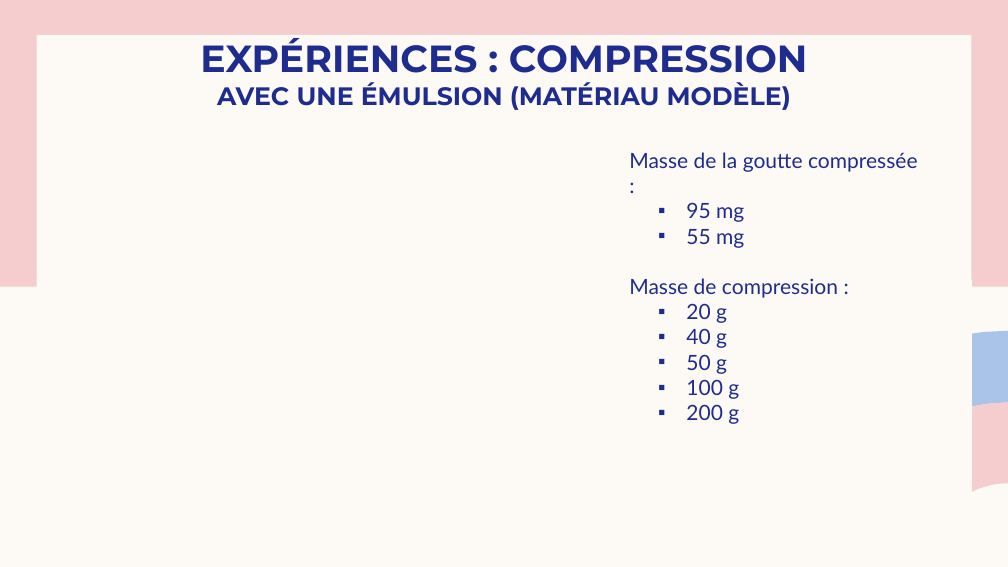
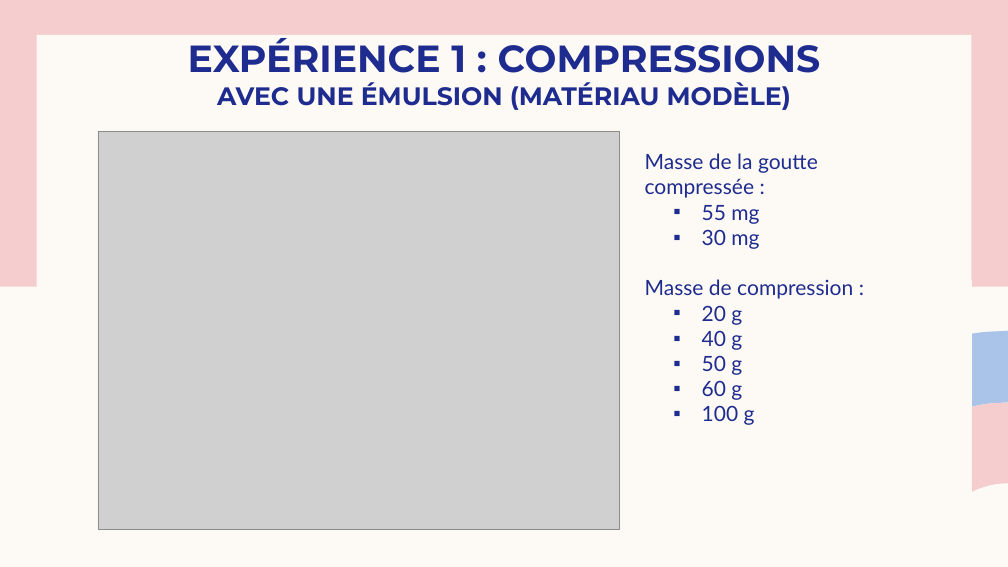
Before and after one commit to Josephine-gith/VS, a slide deck: slide 8 of PPT/Viscoplastic Squeeze pptGE 2.pptx (slide 9 before the commit). Drawn at 1008x567 pixels with LibreOffice and Linux fonts; fonts in the diff are those of the drawing; grey boxes stand for pictures. Boxes give left, top, right and bottom in pixels: in the first picture for what was removed or moved away, otherwise in the second. Text is boxed around its words. In the diff, an @@ line names an element or a change of style, - is before the commit and + after.

```diff
--- a/PPT/Viscoplastic Squeeze pptGE 2.pptx
+++ b/PPT/Viscoplastic Squeeze pptGE 2.pptx
@@ title at [188,38,821,110]: text changed @@
-EXPÉRIENCES : COMPRESSION
-AVEC UNE ÉMULSION (MATÉRIAU MODÈLE)
+EXPÉRIENCE 1 : COMPRESSIONS
+AVEC UNE ÉMULSION (MATÉRIAU MODÈLE)
@@ picture added at [98,132,619,529] @@
@@ text "Masse de la goutte compressée ...": place and size @@
-text "Masse de la goutte compressée ..." at [629,152,918,424]
+text "Masse de la goutte compressée ..." at [645,153,853,425]
@@ text at [686,202,744,222]: paragraph removed @@
-  ▪ 95 mg
@@ text at [702,229,759,249]: paragraph added @@
+  ▪ 30 mg
@@ text at [702,380,742,400]: paragraph added @@
+  ▪ 60 g
@@ text at [686,404,739,424]: paragraph removed @@
-  ▪ 200 g
```
Also in this commit, not shown: 3 other slides changed, 4 slides added, 2 slides removed, 11 other files.
